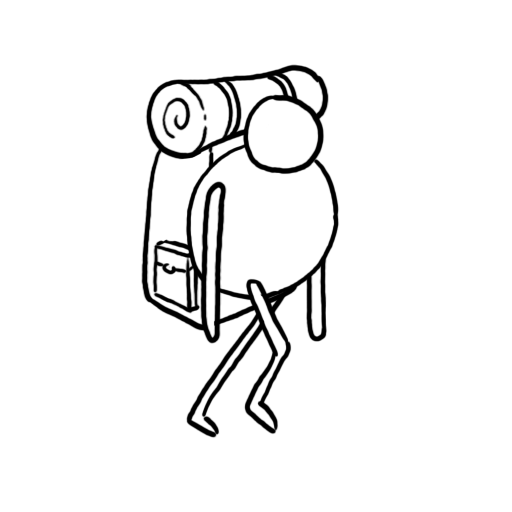
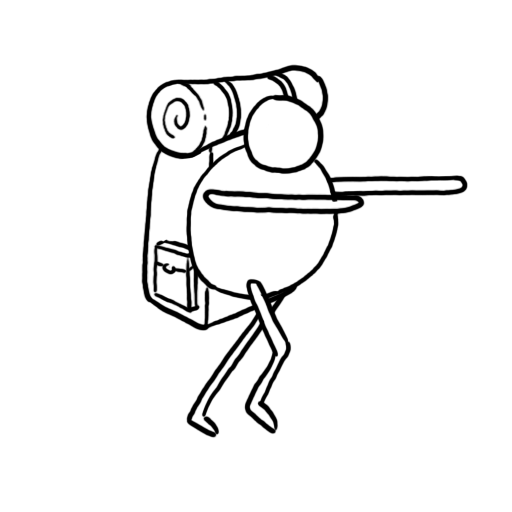
Revision of a layered 512 × 512 image; what changed, layer by layer:
painted on "arm left" (2nd of 2, in "arm left") over left=200, top=181, right=365, bottom=344
painted on "fill" (1st of 7, in "arm left") over left=202, top=186, right=361, bottom=340
painted on "arm right" (2nd of 2, in "arm right") over left=301, top=175, right=468, bottom=342
painted on "fill" (7th of 7, in "arm right") over left=305, top=177, right=466, bottom=340
